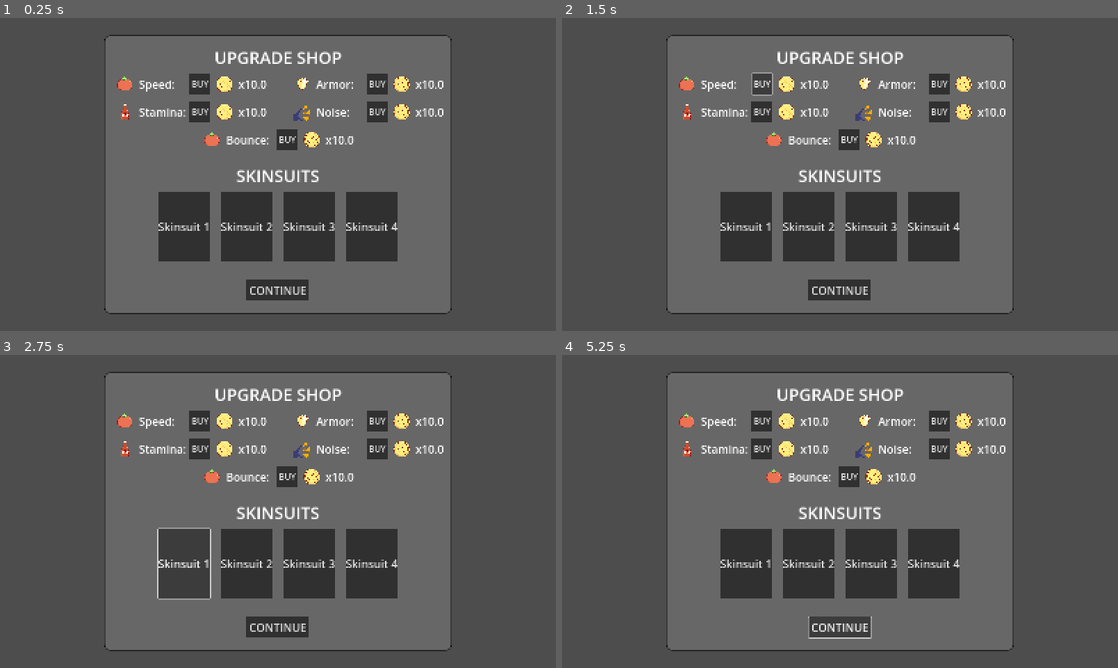
Above: before the commit, frames 1-4 (two rows, left to right).
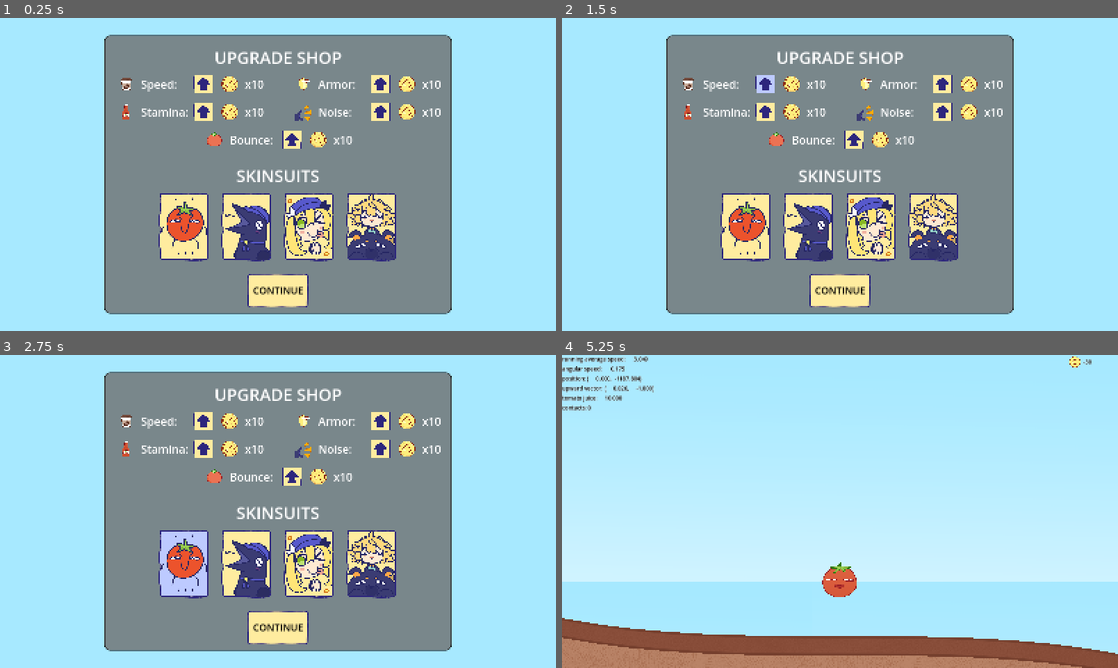
Above: after the commit, the same moments.

Repository: DazyLude/DokiJam2025
Game: Godot game, scene res://scenes/upgrade_screen.tscn
The game is run twice, just before and just after one commit, with the same random seed, the same clock (stepped at 60 frames per second) and the same inputs. This scene is started directly instead of the project's main scene.
Inputs (mouse positions are in pixels of both pictures, inside the frame that each line leads up to):
- Up to frame 1 (0.25 s): no input
- Up to frame 2 (1.5 s): click (762, 83) at 0.5 s, where only the run before the commit has a clickable "BUY"; click (767, 83) at 1.27 s
- Up to frame 3 (2.75 s): click (183, 564) at 2 s
- Up to frame 4 (5.25 s): click (806, 564) at 2.75 s; click (873, 564) at 3.5 s; click (934, 564) at 4.25 s; click "CONTINUE" at 5 s

The runs differ from the first frame. In frame 1, 98% of the frame differs, in the area x 0-100%, y 0-100%; in frame 2, 98%; in frame 3, 98%; in frame 4, 100%.
Error after the commit: Invalid access to property or key 'SpeedContainer' on a base object of type 'Dictionary'. (res://scenes/upgrade_screen.gd:32)

Commit message:
Upgrade functionality
-Added basic, uncapped functionality to upgrade buttons.
-Added basic functionality to Continue button.
-Added basic functionality to Open Store button.
-Added coffee icon.
-Updated Upgrade Screen buttons.

Diff:
--- a/scenes/game.gd
+++ b/scenes/game.gd
@@ -14,6 +14,7 @@
 @onready var collectibles := $Collectibles;
 
 
+#var upgrade_scene = preload("res://scenes/upgrade_screen.tscn");
 var gameover_scene = preload("res://scenes/gameover.tscn");
 var is_gameover : bool = false;
 
--- a/scenes/gameover.gd
+++ b/scenes/gameover.gd
@@ -16,4 +16,7 @@
 
 
 func on_enter_shop() -> void:
-	$Upgrades.text = "404 shop not found"
+	get_tree().paused = false;
+
+	#$Upgrades.text = "404 shop not found"
+	get_tree().change_scene_to_file("res://scenes/upgrade_screen.tscn");
--- a/scenes/upgrade_screen.gd
+++ b/scenes/upgrade_screen.gd
@@ -10,10 +10,12 @@
 }
 
 # Instantiate the upgrade class to access upgrade data
-var upgrades = Upgrade.new()
+#var upgrades = Upgrade.new()
+# Better idea, just reference the GameState instance
+var upgrades = GameState.upgrades
 
 # Called when the node enters the scene tree for the first time.
-func _ready():
+func _ready() -> void:
 	# Update all upgrade cost values
 	update_upgrade_cost("speed", upgrades.COFFEE)
 	update_upgrade_cost("armor", upgrades.ARMOR)
@@ -22,10 +24,48 @@
 	update_upgrade_cost("bounce", upgrades.BOUNCE)
 
 # Called every frame. 'delta' is the elapsed time since the previous frame
-func _process(delta):
+func _process(delta) -> void:
 	pass
 
-# Updates the cost label of a specific upgrade.
+## update the cost label of a specific upgrade.
 func update_upgrade_cost(container_name: String, upgrade_id: int) -> void:
 	var container = get_node(containers[container_name] + "/UpgradeCost")
-	container.text = "x" + str(upgrades.get_upgrade_price(upgrade_id))
+	container.text = "x%d" % upgrades.get_upgrade_price(upgrade_id)
+
+## tries to buy an upgrade
+func button_buy_upgrade(container_name: String, upgrade_id: int) -> void:
+	#if upgrades.check_upgrade_affordable(upgrades.COFFEE):
+	#LMG Note: Placeholder test v
+	if upgrades.check_upgrade_affordable(upgrade_id) or true:
+		upgrades.purchase_upgrade(upgrade_id)
+		update_upgrade_cost(containers[container_name], upgrade_id)
+
+
+## resume the game
+func _on_continue_pressed() -> void:
+	print("Continue Pressed") #Debug, remove later
+	GameState.restart();
+	get_tree().change_scene_to_file("res://scenes/game.tscn");
+	#get_tree().change_scene_to_packed(GameState.current_stage);
+	#pass # Replace with function body.
+
+
+## upgrade character speed
+func _on_speed_pressed() -> void:
+	button_buy_upgrade("speed", upgrades.COFFEE)
+
+## upgrade character armor
+func _on_armor_pressed() -> void:
+	button_buy_upgrade("armor", upgrades.ARMOR)
+
+## upgrade character stamina
+func _on_stamina_pressed() -> void:
+	button_buy_upgrade("stamina", upgrades.KETCHUP_TANK)
+
+## upgrade character loudness
+func _on_loudness_pressed() -> void:
+	button_buy_upgrade("loudness", upgrades.VOCAL)
+
+## upgrade character bounce
+func _on_bounce_pressed() -> void:
+	button_buy_upgrade("bounce", upgrades.BOUNCE)
--- a/scenes/upgrade_screen.tscn
+++ b/scenes/upgrade_screen.tscn
@@ -1,14 +1,31 @@
-[gd_scene load_steps=11 format=3 uid="uid://copxjn2tb15ob"]
+[gd_scene load_steps=28 format=3 uid="uid://copxjn2tb15ob"]
 
 [ext_resource type="Script" uid="uid://bq48lg7fnvhv6" path="res://scenes/upgrade_screen.gd" id="1_pfdwi"]
 [ext_resource type="Texture2D" uid="uid://0gwsj3aa3h00" path="res://assets/icons/stamina.png" id="2_8myhc"]
-[ext_resource type="StyleBox" uid="uid://wjyvsn8hvqxm" path="res://styles/Upgrade_Button_Hover.tres" id="3_40tcc"]
-[ext_resource type="StyleBox" uid="uid://cmxbto1frk6e1" path="res://styles/Upgrade_Button_Pressed.tres" id="4_hl0un"]
-[ext_resource type="StyleBox" uid="uid://cwiwcgjjs8wpe" path="res://styles/Upgrade_Button_Normal.tres" id="5_7hdmu"]
+[ext_resource type="Texture2D" uid="uid://dyc1cw7e07t0f" path="res://assets/icons/coffee_upgrade.png" id="2_a57ks"]
+[ext_resource type="Texture2D" uid="uid://digpfibcn5t4o" path="res://assets/stages/farm/skybox_dark.png" id="2_rnmk4"]
+[ext_resource type="Texture2D" uid="uid://cul2xptu0fki8" path="res://assets/buttons/upgrade.png" id="3_rnmk4"]
+[ext_resource type="Texture2D" uid="uid://dq4qoabawpvwl" path="res://assets/buttons/upgrade_clicked.png" id="4_waouo"]
+[ext_resource type="Texture2D" uid="uid://da10h0aq658k8" path="res://assets/buttons/upgrade_hover.png" id="5_6005o"]
 [ext_resource type="Texture2D" uid="uid://fqn2kgf1d1yu" path="res://assets/icons/dokicoin.png" id="6_f545e"]
 [ext_resource type="Texture2D" uid="uid://b02ppq17pdw4e" path="res://assets/icons/armor_shield.png" id="7_knbow"]
 [ext_resource type="Texture2D" uid="uid://uqtvsbtsb13q" path="res://assets/icons/stamina_ketchup.png" id="8_n4dbv"]
 [ext_resource type="Texture2D" uid="uid://0cgyp85a1bdm" path="res://assets/icons/loudness.png" id="9_nr0xp"]
+[ext_resource type="Texture2D" uid="uid://6am48g4wfluj" path="res://assets/buttons/skinsuit_tomato.png" id="11_pps40"]
+[ext_resource type="Texture2D" uid="uid://budc603ukrc0k" path="res://assets/buttons/skinsuit_tomato_click.png" id="12_l0m8u"]
+[ext_resource type="Texture2D" uid="uid://cdmaq3vaklm75" path="res://assets/buttons/skinsuit_tomato_hover.png" id="13_snxbx"]
+[ext_resource type="Texture2D" uid="uid://eaqk22m7k5hd" path="res://assets/buttons/skinsuit_crowki.png" id="14_3jasj"]
+[ext_resource type="Texture2D" uid="uid://la35o0u3qy5c" path="res://assets/buttons/skinsuit_crowki_click.png" id="15_c7ko0"]
+[ext_resource type="Texture2D" uid="uid://70n04161tk8r" path="res://assets/buttons/skinsuit_crowki_hover.png" id="16_u8xbe"]
+[ext_resource type="Texture2D" uid="uid://b7an3ssnu04fm" path="res://assets/buttons/skinsuit_retro.png" id="17_kxbdn"]
+[ext_resource type="Texture2D" uid="uid://cxkp8box7g2u7" path="res://assets/buttons/skinsuit_retro_click.png" id="18_rinqk"]
+[ext_resource type="Texture2D" uid="uid://r2c3jlu2r2ln" path="res://assets/buttons/skinsuit_retro_hover.png" id="19_vujdr"]
+[ext_resource type="Texture2D" uid="uid://bcon5q0rn32rk" path="res://assets/buttons/skinsuit_bounty.png" id="20_nljfx"]
+[ext_resource type="Texture2D" uid="uid://doapdyunu24tl" path="res://assets/buttons/skinsuit_bounty_click.png" id="21_2dljn"]
+[ext_resource type="Texture2D" uid="uid://qja76868nv1m" path="res://assets/buttons/skinsuit_bounty_hover.png" id="22_s005r"]
+[ext_resource type="Texture2D" uid="uid://dvv8faobs6bvp" path="res://assets/buttons/button_scaled.png" id="23_g2il6"]
+[ext_resource type="Texture2D" uid="uid://0jejnaco75ut" path="res://assets/buttons/button_clicked_scaled.png" id="24_j07sc"]
+[ext_resource type="Texture2D" uid="uid://cxi8iv31o2k57" path="res://assets/buttons/button_hover_scaled.png" id="25_qd7s1"]
 
 [sub_resource type="StyleBoxFlat" id="StyleBoxFlat_farj6"]
 bg_color = Color(0.43134, 0.43134, 0.43134, 0.8)
@@ -31,6 +48,12 @@
 grow_vertical = 2
 script = ExtResource("1_pfdwi")
 
+[node name="CanvasLayer" type="Sprite2D" parent="."]
+position = Vector2(800, 450)
+texture = ExtResource("2_rnmk4")
+region_enabled = true
+region_rect = Rect2(0, 0, 1600, 900)
+
 [node name="Panel" type="Panel" parent="."]
 layout_mode = 1
 anchors_preset = 8
@@ -77,7 +100,7 @@
 layout_mode = 2
 size_flags_horizontal = 6
 size_flags_vertical = 4
-texture = ExtResource("2_8myhc")
+texture = ExtResource("2_a57ks")
 expand_mode = 1
 
 [node name="UpgradeLabel" type="Label" parent="SpeedContainer"]
@@ -87,14 +110,16 @@
 text = "Speed:"
 vertical_alignment = 1
 
-[node name="UpgradeButton" type="Button" parent="SpeedContainer"]
-custom_minimum_size = Vector2(60, 60)
-layout_mode = 2
-theme_override_font_sizes/font_size = 24
-theme_override_styles/hover = ExtResource("3_40tcc")
-theme_override_styles/pressed = ExtResource("4_hl0un")
-theme_override_styles/normal = ExtResource("5_7hdmu")
-text = "BUY"
+[node name="UpgradeButton" type="TextureButton" parent="SpeedContainer"]
+custom_minimum_size = Vector2(60, 60)
+layout_mode = 2
+size_flags_horizontal = 6
+size_flags_vertical = 4
+texture_normal = ExtResource("3_rnmk4")
+texture_pressed = ExtResource("4_waouo")
+texture_hover = ExtResource("5_6005o")
+ignore_texture_size = true
+stretch_mode = 0
 
 [node name="CoinIcon" type="TextureRect" parent="SpeedContainer"]
 custom_minimum_size = Vector2(60, 60)
@@ -133,14 +158,16 @@
 text = "Armor:"
 vertical_alignment = 1
 
-[node name="UpgradeButton" type="Button" parent="ArmorContainer"]
-custom_minimum_size = Vector2(60, 60)
-layout_mode = 2
-theme_override_font_sizes/font_size = 24
-theme_override_styles/hover = ExtResource("3_40tcc")
-theme_override_styles/pressed = ExtResource("4_hl0un")
-theme_override_styles/normal = ExtResource("5_7hdmu")
-text = "BUY"
+[node name="UpgradeButton" type="TextureButton" parent="ArmorContainer"]
+custom_minimum_size = Vector2(60, 60)
+layout_mode = 2
+size_flags_horizontal = 6
+size_flags_vertical = 4
+texture_normal = ExtResource("3_rnmk4")
+texture_pressed = ExtResource("4_waouo")
+texture_hover = ExtResource("5_6005o")
+ignore_texture_size = true
+stretch_mode = 0
 
 [node name="CoinIcon" type="TextureRect" parent="ArmorContainer"]
 custom_minimum_size = Vector2(60, 60)
@@ -179,14 +206,16 @@
 text = "Stamina:"
 vertical_alignment = 1
 
-[node name="UpgradeButton" type="Button" parent="StaminaContainer"]
-custom_minimum_size = Vector2(60, 60)
-layout_mode = 2
-theme_override_font_sizes/font_size = 24
-theme_override_styles/hover = ExtResource("3_40tcc")
-theme_override_styles/pressed = ExtResource("4_hl0un")
-theme_override_styles/normal = ExtResource("5_7hdmu")
-text = "BUY"
+[node name="UpgradeButton" type="TextureButton" parent="StaminaContainer"]
+custom_minimum_size = Vector2(60, 60)
+layout_mode = 2
+size_flags_horizontal = 6
+size_flags_vertical = 4
+texture_normal = ExtResource("3_rnmk4")
+texture_pressed = ExtResource("4_waouo")
+texture_hover = ExtResource("5_6005o")
+ignore_texture_size = true
+stretch_mode = 0
 
 [node name="CoinIcon" type="TextureRect" parent="StaminaContainer"]
 custom_minimum_size = Vector2(60, 60)
@@ -225,14 +254,16 @@
 text = "Noise:"
 vertical_alignment = 1
 
-[node name="UpgradeButton" type="Button" parent="LoudnessContainer"]
-custom_minimum_size = Vector2(60, 60)
-layout_mode = 2
-theme_override_font_sizes/font_size = 24
-theme_override_styles/hover = ExtResource("3_40tcc")
-theme_override_styles/pressed = ExtResource("4_hl0un")
-theme_override_styles/normal = ExtResource("5_7hdmu")
-text = "BUY"
+[node name="UpgradeButton" type="TextureButton" parent="LoudnessContainer"]
+custom_minimum_size = Vector2(60, 60)
+layout_mode = 2
+size_flags_horizontal = 6
+size_flags_vertical = 4
+texture_normal = ExtResource("3_rnmk4")
+texture_pressed = ExtResource("4_waouo")
+texture_hover = ExtResource("5_6005o")
+ignore_texture_size = true
+stretch_mode = 0
 
 [node name="CoinIcon" type="TextureRect" parent="LoudnessContainer"]
 custom_minimum_size = Vector2(60, 60)
@@ -278,14 +309,16 @@
 text = "Bounce:"
 vertical_alignment = 1
 
-[node name="UpgradeButton" type="Button" parent="BounceContainer"]
-custom_minimum_size = Vector2(60, 60)
-layout_mode = 2
-theme_override_font_sizes/font_size = 24
-theme_override_styles/hover = ExtResource("3_40tcc")
-theme_override_styles/pressed = ExtResource("4_hl0un")
-theme_override_styles/normal = ExtResource("5_7hdmu")
-text = "BUY"
+[node name="UpgradeButton" type="TextureButton" parent="BounceContainer"]
+custom_minimum_size = Vector2(60, 60)
+layout_mode = 2
+size_flags_horizontal = 6
+size_flags_vertical = 4
+texture_normal = ExtResource("3_rnmk4")
+texture_pressed = ExtResource("4_waouo")
+texture_hover = ExtResource("5_6005o")
+ignore_texture_size = true
+stretch_mode = 0
 
 [node name="CoinIcon" type="TextureRect" parent="BounceContainer"]
 custom_minimum_size = Vector2(60, 60)
@@ -334,39 +367,52 @@
 grow_vertical = 2
 theme_override_constants/separation = 30
 
-[node name="SkinsuitButton1" type="Button" parent="SkinsuitContainer"]
-layout_mode = 2
-theme_override_font_sizes/font_size = 32
-theme_override_styles/hover = ExtResource("3_40tcc")
-theme_override_styles/pressed = ExtResource("4_hl0un")
-theme_override_styles/normal = ExtResource("5_7hdmu")
-text = "Skinsuit 1"
-
-[node name="SkinsuitButton2" type="Button" parent="SkinsuitContainer"]
-layout_mode = 2
-theme_override_font_sizes/font_size = 32
-theme_override_styles/hover = ExtResource("3_40tcc")
-theme_override_styles/pressed = ExtResource("4_hl0un")
-theme_override_styles/normal = ExtResource("5_7hdmu")
-text = "Skinsuit 2"
-
-[node name="SkinsuitButton3" type="Button" parent="SkinsuitContainer"]
-layout_mode = 2
-theme_override_font_sizes/font_size = 32
-theme_override_styles/hover = ExtResource("3_40tcc")
-theme_override_styles/pressed = ExtResource("4_hl0un")
-theme_override_styles/normal = ExtResource("5_7hdmu")
-text = "Skinsuit 3"
-
-[node name="SkinsuitButton4" type="Button" parent="SkinsuitContainer"]
-layout_mode = 2
-theme_override_font_sizes/font_size = 32
-theme_override_styles/hover = ExtResource("3_40tcc")
-theme_override_styles/pressed = ExtResource("4_hl0un")
-theme_override_styles/normal = ExtResource("5_7hdmu")
-text = "Skinsuit 4"
-
-[node name="ContinueButton" type="Button" parent="."]
+[node name="SkinsuitButton1" type="TextureButton" parent="SkinsuitContainer"]
+custom_minimum_size = Vector2(150, 200)
+layout_mode = 2
+size_flags_horizontal = 6
+size_flags_vertical = 4
+texture_normal = ExtResource("11_pps40")
+texture_pressed = ExtResource("12_l0m8u")
+texture_hover = ExtResource("13_snxbx")
+ignore_texture_size = true
+stretch_mode = 0
+
+[node name="SkinsuitButton2" type="TextureButton" parent="SkinsuitContainer"]
+custom_minimum_size = Vector2(150, 200)
+layout_mode = 2
+size_flags_horizontal = 6
+size_flags_vertical = 4
+texture_normal = ExtResource("14_3jasj")
+texture_pressed = ExtResource("15_c7ko0")
+texture_hover = ExtResource("16_u8xbe")
+ignore_texture_size = true
+stretch_mode = 0
+
+[node name="SkinsuitButton3" type="TextureButton" parent="SkinsuitContainer"]
+custom_minimum_size = Vector2(150, 200)
+layout_mode = 2
+size_flags_horizontal = 6
+size_flags_vertical = 4
+texture_normal = ExtResource("17_kxbdn")
+texture_pressed = ExtResource("18_rinqk")
+texture_hover = ExtResource("19_vujdr")
+ignore_texture_size = true
+stretch_mode = 0
+
+[node name="SkinsuitButton4" type="TextureButton" parent="SkinsuitContainer"]
+custom_minimum_size = Vector2(150, 200)
+layout_mode = 2
+size_flags_horizontal = 6
+size_flags_vertical = 4
+texture_normal = ExtResource("20_nljfx")
+texture_pressed = ExtResource("21_2dljn")
+texture_hover = ExtResource("22_s005r")
+ignore_texture_size = true
+stretch_mode = 0
+
+[node name="ContinueButton" type="TextureButton" parent="."]
+custom_minimum_size = Vector2(180, 60)
 layout_mode = 1
 anchors_preset = 8
 anchor_left = 0.5
@@ -379,8 +425,31 @@
 offset_bottom = 363.0
 grow_horizontal = 2
 grow_vertical = 2
-theme_override_font_sizes/font_size = 32
-theme_override_styles/hover = ExtResource("3_40tcc")
-theme_override_styles/pressed = ExtResource("4_hl0un")
-theme_override_styles/normal = ExtResource("5_7hdmu")
+texture_normal = ExtResource("23_g2il6")
+texture_pressed = ExtResource("24_j07sc")
+texture_hover = ExtResource("25_qd7s1")
+stretch_mode = 0
+
+[node name="Label" type="Label" parent="ContinueButton"]
+layout_mode = 1
+anchors_preset = 8
+anchor_left = 0.5
+anchor_top = 0.5
+anchor_right = 0.5
+anchor_bottom = 0.5
+offset_left = -20.0
+offset_top = -11.5
+offset_right = 20.0
+offset_bottom = 11.5
+grow_horizontal = 2
+grow_vertical = 2
+theme_override_colors/font_color = Color(0, 0, 0, 1)
+theme_override_font_sizes/font_size = 28
 text = "CONTINUE"
+
+[connection signal="pressed" from="SpeedContainer/UpgradeButton" to="." method="_on_speed_pressed"]
+[connection signal="pressed" from="ArmorContainer/UpgradeButton" to="." method="_on_armor_pressed"]
+[connection signal="pressed" from="StaminaContainer/UpgradeButton" to="." method="_on_stamina_pressed"]
+[connection signal="pressed" from="LoudnessContainer/UpgradeButton" to="." method="_on_loudness_pressed"]
+[connection signal="pressed" from="BounceContainer/UpgradeButton" to="." method="_on_bounce_pressed"]
+[connection signal="pressed" from="ContinueButton" to="." method="_on_continue_pressed"]
--- a/scripts/upgrade.gd
+++ b/scripts/upgrade.gd
@@ -88,7 +88,17 @@
 # key is the upgrade id (from enum above)
 # the value is a level the upgrade is at
 var passed_stages : Array[String] = [];
-var current_upgrades : Dictionary[int, int] = {};
+var current_upgrades : Dictionary[int, int] = {}
+
+## initializes the values of the current upgrades
+func _init() -> void:
+	current_upgrades = {
+		COFFEE: 0,
+		ARMOR: 0,
+		KETCHUP_TANK: 0,
+		VOCAL: 0,
+		BOUNCE: 0,
+	};
 
 
 ## checks whether upgrade has been acquired
@@ -115,9 +125,7 @@
 
 
 ## returns the cost of the current level of an upgrade
-#func get_upgrade_price(upgrade_id: int, upgrade_level: int=get_upgrade_level(upgrade_id)) -> float:
-func get_upgrade_price(upgrade_id: int, upgrade_level: int=0) -> float:
-	#var upgrade_level: int = upgrade_metadata.get("")
+func get_upgrade_price(upgrade_id: int, upgrade_level: int=get_upgrade_level(upgrade_id)) -> float:
 	var upgrade_data: Dictionary = upgrade_metadata.get(upgrade_id, 0)
 	var cost: Array = upgrade_data.get("cost", [-1])
 	return cost[upgrade_level]
@@ -126,6 +134,18 @@
 ## increases the level of the provided upgrade by one
 func increase_level(upgrade_id: int) -> void:
 	current_upgrades[upgrade_id] = current_upgrades.get(upgrade_id, 0) + 1;
+
+
+## returns if an upgrade can be purchased
+func check_upgrade_affordable(upgrade_id: int) -> bool:
+	return get_upgrade_price(upgrade_id) <= GameState.dokicoins
+
+
+func purchase_upgrade(upgrade_id: int) -> void:
+	#LMG Note: Re-add cost once upgrade_data is fixed
+	var cost = get_upgrade_price(upgrade_id)
+	increase_level(upgrade_id)
+	GameState.dokicoins -= cost
 
 
 ## unlocks upgrades that should be unlocked when reaching the argument stage.
Binary file added: assets/icons/coffee_upgrade.png
Not shown, added: assets/icons/coffee_upgrade.png.import
